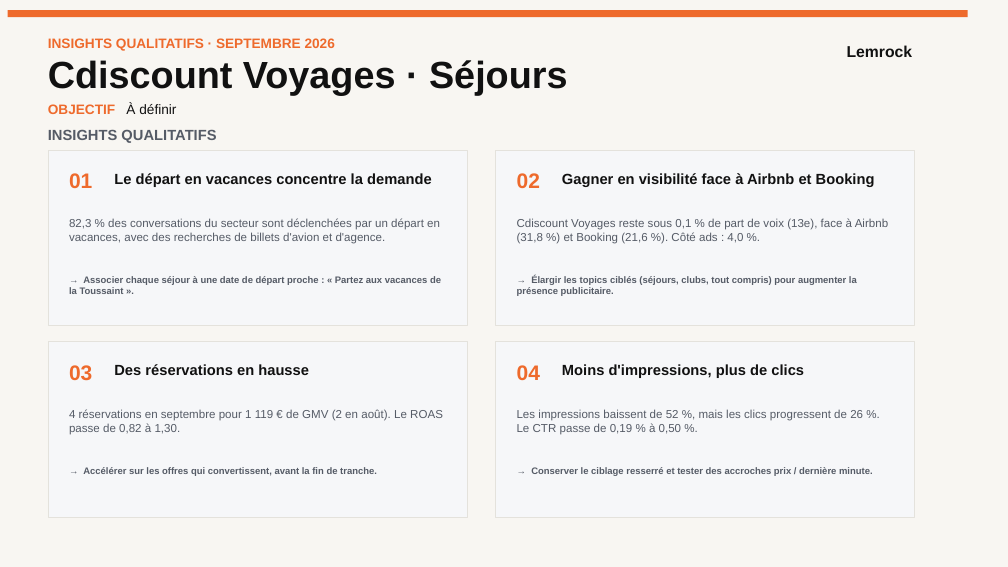
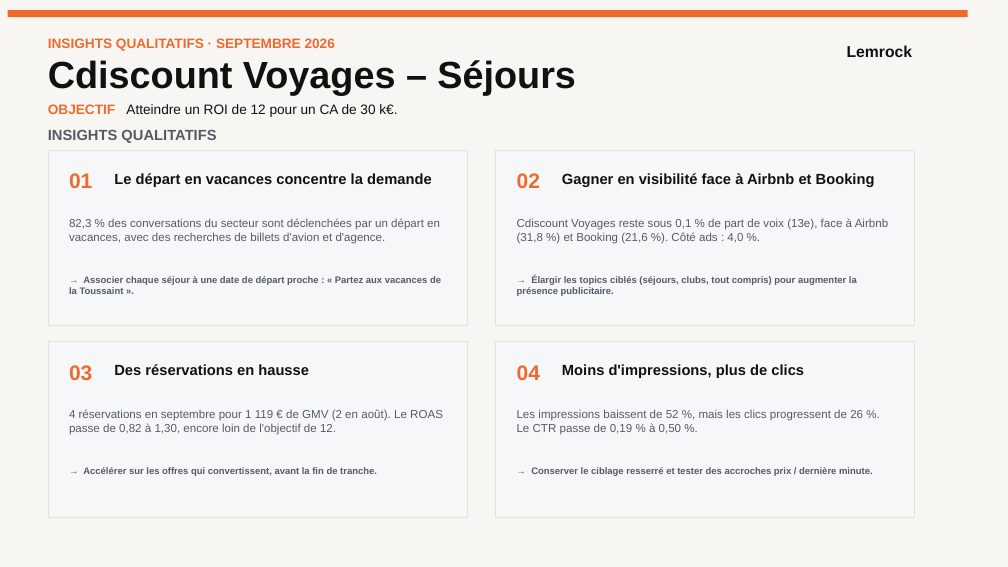
Before and after one commit to stephanemonmarson-creator/Lemrock, a slide deck: slide 16 of rapports/septembre/121026_Customer Success_Septembre 26.pptx. Drawn at 1008x567 pixels with LibreOffice and Linux fonts; fonts in the diff are those of the drawing. Boxes give left, top, right and bottom in pixels: in the first picture for what was removed or moved away, otherwise in the second. Text is boxed around its words. In the diff, an @@ line names an element or a change of style, - is before the commit and + after.

```diff
--- a/rapports/septembre/121026_Customer Success_Septembre 26.pptx
+++ b/rapports/septembre/121026_Customer Success_Septembre 26.pptx
@@ text at [48,60,575,95]: text changed @@
-Cdiscount Voyages · Séjours
+Cdiscount Voyages – Séjours
@@ text at [48,104,397,117]: text changed; text colour #EE6A2C to #111111; bold off @@
-OBJECTIF À définir
+OBJECTIF Atteindre un ROI de 12 pour un CA de 30 k€.
@@ text at [69,409,443,435]: text changed @@
-4 réservations en septembre pour 1 119 € de GMV (2 en août). Le ROAS passe de 0,82 à 1,30.
+4 réservations en septembre pour 1 119 € de GMV (2 en août). Le ROAS passe de 0,82 à 1,30, encore loin de l'objectif de 12.
```
Also in this commit, not shown: 27 other slides changed, 26 other files.
